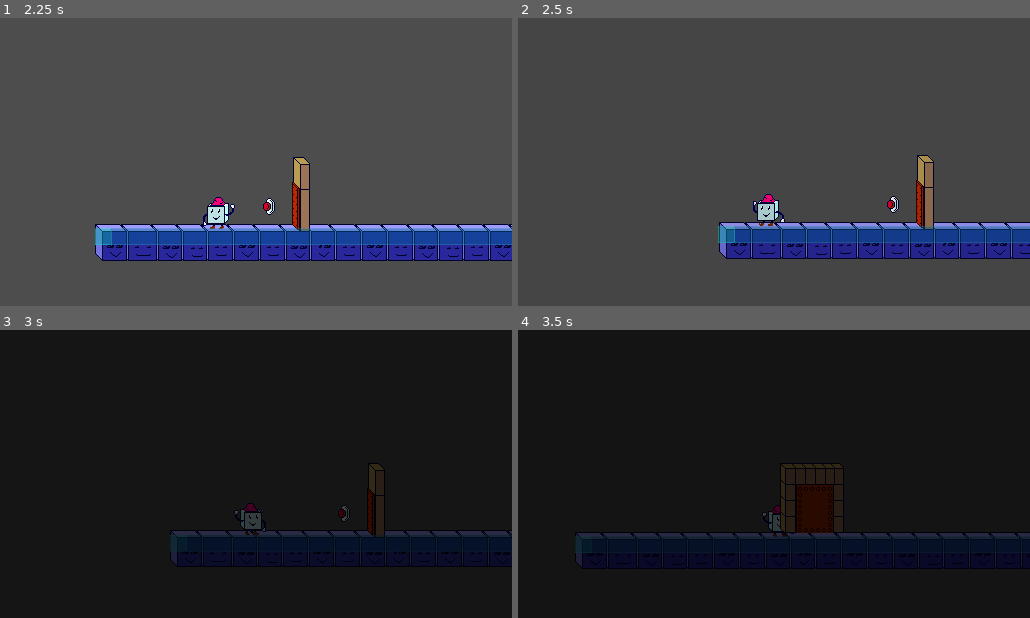
Above: before the commit, frames 1-4 (two rows, left to right).
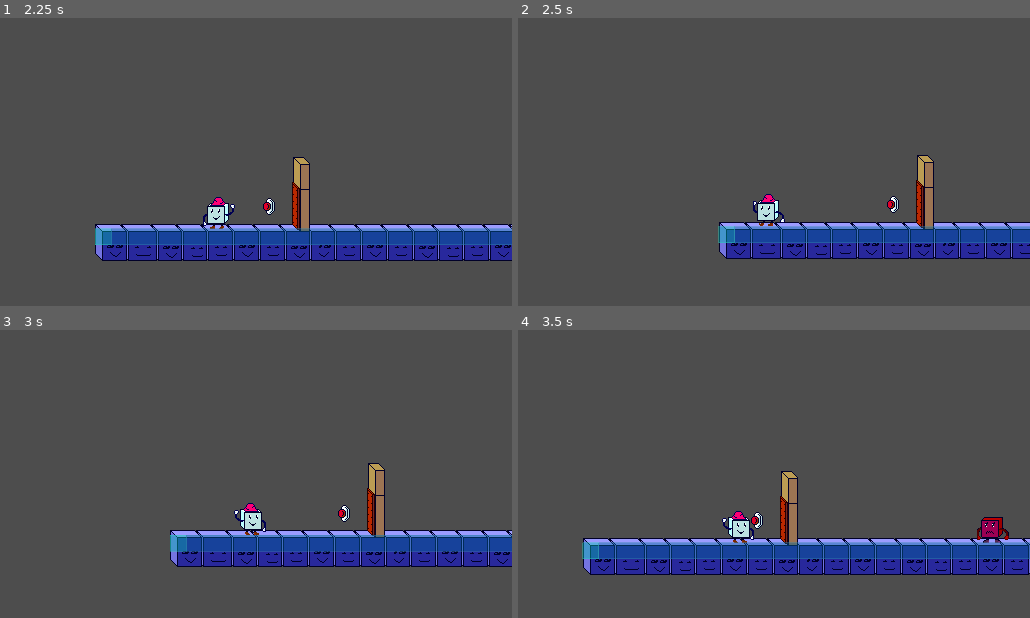
Above: after the commit, the same moments.

Repository: Doomn00b/Kewb
Game: Godot game, scene res://GUI/SplashScreenManager.tscn
Same seed, same stepped clock (60 frames per second), same inputs: the game is played once before the commit and once after it.
Inputs:
- Up to frame 1 (2.25 s): tap Enter (ui_accept) at 0.5, 0.6, 1.55 s; hold Right (move_forward) 0.53-2.03 s; tap Space (jump) at 0.77, 1.52 s; tap Z (attack) at 1.35 s; hold Left (move_back) from 2.03 s (still down); hold X (charge) from 2.03 s (still down)
- Up to frame 2 (2.5 s): keep holding Left (move_back); keep holding X (charge); tap Enter (ui_accept) at 2.3 s
- Up to frame 3 (3 s): release Left (move_back) at 2.78 s; release X (charge) at 2.78 s; hold Right (move_forward) from 2.78 s (still down); tap Enter (ui_accept) at 2.85 s
- Up to frame 4 (3.5 s): keep holding Right (move_forward); tap Space (jump) at 3.02 s

Frame 1 is identical in both runs. In frame 2, 0.6% of the frame differs, in the area x 39-100%, y 61-73%; in frame 3, 100%, in the area x 0-100%, y 0-100%; in frame 4, 99%.
Error after the commit: Parse Error: Class "GameManager" hides a global script class. (res://levels/main.tscn::GDScript_ifaiv:1)

Commit message:
Changed folder-structure. Made some icons. Started work on Saving/Loading.

Diff:
--- a/GUI/MainMenu.gd
+++ b/GUI/MainMenu.gd
@@ -3,8 +3,8 @@
 
 
 func _on_new_game_pressed() -> void:
-	GameManager.instance.change_level2D()
-
+	#GameManager.instance.change_level2D()
+	pass
 
 func _on_continue_pressed() -> void:
 	pass # Replace with function body.
--- a/GameManager.gd
+++ b/game_management/GameManager.gd
@@ -2,6 +2,9 @@
 extends Node
 #This is our Singleton that remembers our score and other things, in-between scenes.
 #The GAME MANAGER, essentially.
+
+signal level_entered #A signal to show that the Player has entered a level.
+
 @export var level_2D : Node2D #We set up a variable for the levels.
 @export var gui : Control #A variable for the various Graphical User Interface.
 
@@ -19,20 +22,23 @@
 func _ready() -> void:
 	current_gui = null
 	current_level2d = level_2D #When you start, the current Level2D should just be the preset one.
-	#The below gui-change code with a dictionary may be sus...
+	#We define entries in the Gui and Level -dictionaries.
 	level_dict["Level1"] = %LevelTest1
 	level_dict["Level2"] = %LevelTest2
 	gui_dict["PauseMenu"] = %PauseMenu
 # Called every frame. 'delta' is the elapsed time since the previous frame.
-func _process(_delta: float) -> void:
-	if Input.is_action_just_pressed("ui_accept") and is_game_over == true:
+func _process(delta: float) -> void:
+	_game_over_check(delta)
+
+func _game_over_check(_delta) -> void:
+	if is_game_over == true and Input.is_action_just_pressed("ui_accept") :
 		print_debug("enter has been pressed")
 		#Reload the scene.
 		get_tree().reload_current_scene() #We get the whole tree, everything in every scene & then we reload the current scene, aka level.
 		reset_values() #And reset the values too.
 
 func change_level2D(new_level : String,
-	target_area : int,
+	entry_point : int,
 	transition: bool = true,
 	seconds: float = 0.8) -> void:
 
@@ -45,11 +51,10 @@
 	#OLD LEVEL TURN OFF
 	current_level2d.visible = false
 	current_level2d.process_mode = Node.PROCESS_MODE_DISABLED
-
 	current_level2d = level_dict[new_level]
 
 	#NEW LEVEL TURN ON
-	current_level2d.place_player(Player.instance, target_area)
+	current_level2d.place_player(Player.instance, entry_point) #We run the place-player function from the Level-script, using the string that references an Entry-point.
 	await get_tree().process_frame
 	current_level2d.visible = true
 	current_level2d.process_mode = Node.PROCESS_MODE_INHERIT
--- /dev/null
+++ b/game_management/SaveManager.gd
@@ -0,0 +1,41 @@
+#We save stuff in JSON-format, so it's human-readable.
+#TODO: FIX PLAYER LOCATION / SPAWN-POINT!
+
+@icon("res://game_management/save_symbol.png")
+class_name SaveManager
+extends Node
+#Below, we make a Constant of Save-slots.
+const SLOTS: Array[ String ] = [
+	"save_01", "save_02", "save_03"]
+
+var current_slot : int = 0 #The game we're currently playing.
+var save_data: Dictionary
+var discovered_areas: Array = [] #Areas we've discovered on our map.
+var persistent_data: Dictionary = {} #Upgrades, opened / unlocked doors, defeated boss's, discovered Secret.
+
+
+# Called when the node enters the scene tree for the first time.
+func _ready() -> void:
+	pass # Replace with function body.
+
+
+# Called every frame. 'delta' is the elapsed time since the previous frame.
+func _process(delta: float) -> void:
+	pass
+
+func create_new_game_save() -> void:
+	var new_game_level: String = "res://levels/KewbTest1.tscn"#Change this to the real level1 later.
+	save_data = { #Key/Value in a dictionary - Key is the identifier for a value.
+		"level_path" : new_game_level,
+		#"player_location" : Level.instance.place_player(entry_point)
+		"x" : 60, #TEMPORARY - just to get through tutorial- CHANGE later.
+		"y" : 230,
+		"hp" : 10,
+		"max_health" : 10
+	}
+
+func save_game() -> void:
+	pass
+
+func load_game() -> void:
+	pass
--- a/TransitionController.tscn
+++ b/game_management/TransitionController.tscn
@@ -1,6 +1,6 @@
 [gd_scene format=3 uid="uid://lc0p06eyckk2"]
 
-[ext_resource type="Script" uid="uid://ba5wldhykt580" path="res://TransitionController.gd" id="1_pr747"]
+[ext_resource type="Script" uid="uid://ba5wldhykt580" path="res://game_management/TransitionController.gd" id="1_pr747"]
 
 [sub_resource type="Animation" id="Animation_7ci60"]
 length = 0.001
--- /dev/null
+++ b/interactables/Buttons/Buttons.gd
@@ -0,0 +1,16 @@
+@tool
+@icon("res://interactables/Buttons/switch_symbol.png")
+class_name Buttons
+extends Node2D
+
+signal button_activated
+
+const DOOR_BUTTON_AUDIO = preload("res://interactables/Buttons/block_hit.ogg")
+@onready var butt_sprite: Sprite2D = %VertButtSprite
+@onready var butt_area = %ButtonArea2D
+
+var is_open : bool = false
+
+func _ready() -> void:
+	#if SaveManager.persistent_data.
+	pass
--- a/interactables/Doors/Door.tscn
+++ b/interactables/Doors/Door.tscn
@@ -81,6 +81,8 @@
 [node name="Door" type="Node2D" unique_id=100351584]
 
 [node name="Sprite2D" type="Sprite2D" parent="." unique_id=1258453598]
+z_index = -1
+y_sort_enabled = true
 position = Vector2(0, -35)
 texture = ExtResource("1_sl387")
 
@@ -89,6 +91,8 @@
 autoplay = &"closed"
 
 [node name="NinePatchRect" type="NinePatchRect" parent="." unique_id=384570661]
+z_index = -1
+y_sort_enabled = true
 offset_left = -16.0
 offset_top = -48.0
 offset_right = 21.0
--- a/interactables/Doors/DoorSideways.tscn
+++ b/interactables/Doors/DoorSideways.tscn
@@ -1,5 +1,6 @@
 [gd_scene format=3 uid="uid://des8idf8hwabd"]
 
+[ext_resource type="Script" uid="uid://b0tcwj47yq257" path="res://interactables/Doors/Doors.gd" id="1_8p8p1"]
 [ext_resource type="Texture2D" uid="uid://d3dhj0wq2s6oq" path="res://interactables/Doors/kewb-door_sideways.png" id="1_dc0b7"]
 
 [sub_resource type="Animation" id="Animation_dc0b7"]
@@ -100,6 +101,7 @@
 size = Vector2(4, 24)
 
 [node name="DoorSideways" type="Node2D" unique_id=81813317]
+script = ExtResource("1_8p8p1")
 
 [node name="KewbDoorSideways" type="Sprite2D" parent="." unique_id=400005428]
 position = Vector2(0, -35)
@@ -107,6 +109,7 @@
 hframes = 2
 
 [node name="AnimationPlayer" type="AnimationPlayer" parent="." unique_id=504591112]
+unique_name_in_owner = true
 libraries/ = SubResource("AnimationLibrary_btoix")
 
 [node name="DoorBody2D" type="StaticBody2D" parent="." unique_id=1001663614]
--- /dev/null
+++ b/interactables/Doors/Doors.gd
@@ -0,0 +1,36 @@
+@tool
+@icon("res://interactables/Doors/door_symbol.png")
+class_name Doors
+extends Node2D
+
+const DOOR_CRASH_AUDIO = preload("res://interactables/Doors/brick_break.ogg")
+
+@onready var animation_player: AnimationPlayer = %AnimationPlayer #We get the doors animation-player the minute we start the game.
+
+func _ready():
+	if Engine.is_editor_hint():
+		return
+	#Add connection to button code.
+
+
+func _on_button_activated() -> void:
+	#Play sound-effect punch button.
+	#Play sound-effect door opening.
+	#Play button getting pressed animation.
+	#Play door opening animation.
+	animation_player.play("open") #Play the opening door animation.
+
+func _on_button_remain() -> void: #When the button remains DOWN
+	animation_player.play("open") #We play the static opened animation.
+
+#Anxiety-coding to check for missing button in the door-prefab:
+func _get_configuration_warnings() -> PackedStringArray:
+	if _check_for_button() == false:
+		return [ "Requires a Button as a child node."]
+	return []
+
+func _check_for_button() -> bool: #This function checks if the door has a button connected to it. (so it can be opened)
+	for children in get_children():
+		if children is Buttons: #Maybe add: or OTHER way of opening...?
+			return true
+	return false
--- a/interactables/Doors/VertButton.tscn
+++ b/interactables/Doors/VertButton.tscn
@@ -1,13 +1,14 @@
 [gd_scene format=3 uid="uid://df32owiq5jjp"]
 
-[ext_resource type="Texture2D" uid="uid://bg7n8yeiv4pfp" path="res://interactables/Doors/kewb-door_vert-button.png" id="1_ecsuh"]
+[ext_resource type="Texture2D" uid="uid://bg7n8yeiv4pfp" path="res://interactables/Buttons/kewb-door_vert-button.png" id="1_ecsuh"]
+[ext_resource type="Script" uid="uid://b150fx1ctel3q" path="res://interactables/Buttons/Buttons.gd" id="1_f7n2h"]
 
 [sub_resource type="Animation" id="Animation_ecsuh"]
 length = 0.001
 tracks/0/type = "value"
 tracks/0/imported = false
 tracks/0/enabled = true
-tracks/0/path = NodePath("Sprite2D:frame")
+tracks/0/path = NodePath("VertButtSprite:frame")
 tracks/0/interp = 1
 tracks/0/loop_wrap = true
 tracks/0/keys = {
@@ -22,7 +23,7 @@
 tracks/0/type = "value"
 tracks/0/imported = false
 tracks/0/enabled = true
-tracks/0/path = NodePath("Sprite2D:frame")
+tracks/0/path = NodePath("VertButtSprite:frame")
 tracks/0/interp = 1
 tracks/0/loop_wrap = true
 tracks/0/keys = {
@@ -49,7 +50,7 @@
 tracks/0/type = "value"
 tracks/0/imported = false
 tracks/0/enabled = true
-tracks/0/path = NodePath("Sprite2D:frame")
+tracks/0/path = NodePath("VertButtSprite:frame")
 tracks/0/interp = 1
 tracks/0/loop_wrap = true
 tracks/0/keys = {
@@ -76,7 +77,7 @@
 tracks/0/type = "value"
 tracks/0/imported = false
 tracks/0/enabled = true
-tracks/0/path = NodePath("Sprite2D:frame")
+tracks/0/path = NodePath("VertButtSprite:frame")
 tracks/0/interp = 1
 tracks/0/loop_wrap = true
 tracks/0/keys = {
@@ -123,8 +124,10 @@
 height = 10.0
 
 [node name="VertButton" type="Node2D" unique_id=1519454596]
+script = ExtResource("1_f7n2h")
 
-[node name="Sprite2D" type="Sprite2D" parent="." unique_id=1594769823]
+[node name="VertButtSprite" type="Sprite2D" parent="." unique_id=1594769823]
+unique_name_in_owner = true
 texture = ExtResource("1_ecsuh")
 hframes = 3
 
@@ -132,6 +135,10 @@
 libraries/ = SubResource("AnimationLibrary_ngknt")
 
 [node name="ButtonArea2D" type="Area2D" parent="." unique_id=108171431]
+unique_name_in_owner = true
+collision_layer = 0
+collision_mask = 4
+monitorable = false
 
 [node name="ButtonCShape2D" type="CollisionShape2D" parent="ButtonArea2D" unique_id=1901998722]
 position = Vector2(-2, 0)
--- a/levels/KewbTest1.tscn
+++ b/levels/KewbTest1.tscn
@@ -1,6 +1,6 @@
 [gd_scene format=4 uid="uid://catv4gbu1rp2n"]
 
-[ext_resource type="Script" uid="uid://deekrqvtki7tj" path="res://levels/level.gd" id="1_prie1"]
+[ext_resource type="Script" uid="uid://deekrqvtki7tj" path="res://levels/Level.gd" id="1_prie1"]
 [ext_resource type="PackedScene" uid="uid://s3fiqrbtsdwi" path="res://characters/Enemies/enemy_kewb.tscn" id="2_j8rsw"]
 [ext_resource type="PackedScene" uid="uid://d2kxrorooo8fd" path="res://characters/Enemies/enemy_spawner.tscn" id="3_78frg"]
 [ext_resource type="Texture2D" uid="uid://b5nkwflr4ryos" path="res://Tilesets/kewb-tiles_blue.png" id="3_mg0xd"]
@@ -68,15 +68,18 @@
 [sub_resource type="RectangleShape2D" id="RectangleShape2D_q3et8"]
 size = Vector2(168, 16)
 
-[node name="LevelTest1" type="Node2D" unique_id=2143603366 node_paths=PackedStringArray("entry_points")]
+[node name="LevelTest1" type="Node2D" unique_id=2143603366 node_paths=PackedStringArray("entry_dict")]
 y_sort_enabled = true
 script = ExtResource("1_prie1")
-entry_points = [NodePath("EntryPoint"), NodePath("EntryPoint2")]
+entry_dict = {
+0: NodePath("EPLeftLvl1"),
+1: NodePath("EPRightLvl1")
+}
 
-[node name="EntryPoint" type="Marker2D" parent="." unique_id=153490671]
-position = Vector2(-339, 198)
+[node name="EPLeftLvl1" type="Marker2D" parent="." unique_id=153490671]
+position = Vector2(-368, 198)
 
-[node name="EntryPoint2" type="Marker2D" parent="." unique_id=95239767]
+[node name="EPRightLvl1" type="Marker2D" parent="." unique_id=95239767]
 position = Vector2(174, 188)
 
 [node name="TestBlock" type="StaticBody2D" parent="." unique_id=1762496683 groups=["Obstacle", "Walls"]]
@@ -146,11 +149,11 @@
 y_sort_enabled = true
 position = Vector2(-253, 219)
 
+[node name="VertButton" parent="DoorSideways" unique_id=1519454596 instance=ExtResource("7_w8ycf")]
+position = Vector2(-29, -25)
+
 [node name="Door" parent="." unique_id=100351584 instance=ExtResource("6_q3et8")]
 position = Vector2(112, 212)
-
-[node name="VertButton" parent="." unique_id=1519454596 instance=ExtResource("7_w8ycf")]
-position = Vector2(-282, 194)
 
 [node name="LevelTransition" parent="." unique_id=1965396953 instance=ExtResource("8_kjfbt")]
 position = Vector2(-417, 214)
--- a/levels/KewbTest2.tscn
+++ b/levels/KewbTest2.tscn
@@ -1,6 +1,6 @@
 [gd_scene format=4 uid="uid://cepwkqqc6s3dp"]
 
-[ext_resource type="Script" uid="uid://deekrqvtki7tj" path="res://levels/level.gd" id="1_ndik7"]
+[ext_resource type="Script" uid="uid://deekrqvtki7tj" path="res://levels/Level.gd" id="1_ndik7"]
 [ext_resource type="PackedScene" uid="uid://d2kxrorooo8fd" path="res://characters/Enemies/enemy_spawner.tscn" id="2_62q5x"]
 [ext_resource type="PackedScene" uid="uid://s3fiqrbtsdwi" path="res://characters/Enemies/enemy_kewb.tscn" id="3_d4w2d"]
 [ext_resource type="Texture2D" uid="uid://b5nkwflr4ryos" path="res://Tilesets/kewb-tiles_blue.png" id="4_ikoun"]
@@ -60,12 +60,14 @@
 physics_layer_0/physics_material = SubResource("PhysicsMaterial_78frg")
 sources/1 = SubResource("TileSetAtlasSource_j8rsw")
 
-[node name="LevelTest2" type="Node2D" unique_id=2143603366 node_paths=PackedStringArray("entry_points")]
+[node name="LevelTest2" type="Node2D" unique_id=2143603366 node_paths=PackedStringArray("entry_dict")]
 y_sort_enabled = true
 script = ExtResource("1_ndik7")
-entry_points = [NodePath("EntryPoint"), NodePath("EntryPoint")]
+entry_dict = {
+0: NodePath("EPleftLvl2")
+}
 
-[node name="EntryPoint" type="Marker2D" parent="." unique_id=1872710426]
+[node name="EPleftLvl2" type="Marker2D" parent="." unique_id=1872710426]
 position = Vector2(-296, 200)
 
 [node name="TestBlock" type="StaticBody2D" parent="." unique_id=1762496683 groups=["Obstacle", "Walls"]]
@@ -117,8 +119,11 @@
 [node name="Door" parent="." unique_id=100351584 instance=ExtResource("5_aq4yf")]
 position = Vector2(-219, 212)
 
-[node name="LevelTransition" parent="." unique_id=1965396953 instance=ExtResource("7_ndik7")]
+[node name="LTleftLvl2" parent="." unique_id=1965396953 instance=ExtResource("7_ndik7")]
+unique_name_in_owner = true
 position = Vector2(-368, 208)
 target_level = "Level1"
+entry_point = 1
 
 [editable path="EnemySpawner2"]
+[editable path="Door"]
--- a/levels/level.gd
+++ b/levels/level.gd
@@ -1,11 +1,17 @@
+class_name Level
 extends Node2D
 
+#@export var entry_points : Array[Node2D]
+@export_category("Put Entry-points, Name & Marker, here")
+@export var entry_dict : Dictionary[int, Node2D]
+var player : Player
+static var instance : Level
 
-@export var entry_points : Array[Marker2D]
-var player : Player
+func _init() -> void:
+	instance = self
 
 func _ready():
 	player = Player.instance
 
-func place_player(player : Player, target_area : int):
-	player.global_position = entry_points[target_area].global_position
+func place_player(Player, entry_point : int):
+	player.global_position = entry_dict[entry_point].global_position
--- a/levels/level_transition.gd
+++ b/levels/level_transition.gd
@@ -20,7 +20,7 @@
 		apply_area_settings()
 @export_category("Put level & Trans.-zone NAME here:")
 @export var target_level : String = ""
-@export var target_area_name: String = "LevelTransition" #The target spawn-area the transition-zone leads to.
+@export var entry_point : int  #The target spawn-area the transition-zone leads to.
 
 @onready var area_2d: Area2D = %LtArea #When the script starts, we store the level-transitions area2D.
 
@@ -34,7 +34,7 @@
 		player_ent_zone.emit() #...the signal is emitted, which starts the transition-level function.
 
 func _transition_level(): #Transition to a different level, runs when signal is emitted.
-	GameManager.instance.change_level2D(target_level, 0)
+	GameManager.instance.change_level2D(target_level, entry_point) #We run the change-level function in the GameManager, and designate a level and an entry-point
 
 func apply_area_settings(): #This function changes the size et c properties of the transition-zone.
 	area_2d = get_node_or_null("")
--- a/levels/main.tscn
+++ b/levels/main.tscn
@@ -1,29 +1,140 @@
 [gd_scene format=3 uid="uid://q0bh23avpg8e"]
 
-[ext_resource type="Script" uid="uid://b05hv42pd7wly" path="res://GameManager.gd" id="1_sugp2"]
 [ext_resource type="PackedScene" uid="uid://ck072mpnnrudx" path="res://characters/Player/player.tscn" id="2_5k4jt"]
 [ext_resource type="PackedScene" uid="uid://catv4gbu1rp2n" path="res://levels/KewbTest1.tscn" id="2_jyhfs"]
 [ext_resource type="PackedScene" uid="uid://cepwkqqc6s3dp" path="res://levels/KewbTest2.tscn" id="3_ifaiv"]
 [ext_resource type="PackedScene" uid="uid://dsjr2e3n05mnb" path="res://GUI/GUI.tscn" id="3_m1504"]
-[ext_resource type="PackedScene" uid="uid://lc0p06eyckk2" path="res://TransitionController.tscn" id="4_m1504"]
+[ext_resource type="PackedScene" uid="uid://lc0p06eyckk2" path="res://game_management/TransitionController.tscn" id="4_m1504"]
+[ext_resource type="Script" uid="uid://chw6nlvn3d152" path="res://game_management/SaveManager.gd" id="6_5k4jt"]
+
+[sub_resource type="GDScript" id="GDScript_ifaiv"]
+script/source = "class_name GameManager
+extends Node
+#This is our Singleton that remembers our score and other things, in-between scenes.
+#The GAME MANAGER, essentially.
+@export var level_2D : Node2D #We set up a variable for the levels.
+@export var gui : Control #A variable for the various Graphical User Interface.
+
+var current_level2d : Node2D
+var current_gui : Control
+var level_dict : Dictionary[String, Node2D] = {}
+var gui_dict : Dictionary[String, Control] = {} #Store loaded scenes by path. We make a dictionary for our scenes, so we don't overload memory.
+var is_game_over : bool = false #Boolean that controls if the game is over or not.
+#var score: int = 0 #We have a variable for score, which of course starts at zero.
+static var instance : GameManager
+
+func _init() -> void:
+	instance = self
+
+func _ready() -> void:
+	current_gui = null
+	current_level2d = level_2D #When you start, the current Level2D should just be the preset one.
+	#We define entries in the Gui and Level -dictionaries.
+	level_dict[\"Level1\"] = %LevelTest1
+	level_dict[\"Level2\"] = %LevelTest2
+	gui_dict[\"PauseMenu\"] = %PauseMenu
+# Called every frame. 'delta' is the elapsed time since the previous frame.
+func _process(delta: float) -> void:
+	_game_over_check(delta)
+
+func _game_over_check(_delta) -> void:
+	if is_game_over == true and Input.is_action_just_pressed(\"ui_accept\") :
+		print_debug(\"enter has been pressed\")
+		#Reload the scene.
+		get_tree().reload_current_scene() #We get the whole tree, everything in every scene & then we reload the current scene, aka level.
+		reset_values() #And reset the values too.
+
+func change_level2D(new_level : String,
+	entry_point : int,
+	transition: bool = true,
+	seconds: float = 0.8) -> void:
+
+	#Condition to run a scene-transition.
+	if transition == true:
+		print_debug(\"We shall run a transition\")
+		TransitionController.instance.transition_out(seconds) #Get the instance of the controller & run the transition_out function.
+		await TransitionController.instance.animation_player.animation_finished #Wait until the animation is done.
+	#End transition-condition.
+	#OLD LEVEL TURN OFF
+	current_level2d.visible = false
+	current_level2d.process_mode = Node.PROCESS_MODE_DISABLED
+	current_level2d = level_dict[new_level]
+
+	#NEW LEVEL TURN ON
+	current_level2d.place_player(Player.instance, entry_point) #We run the place-player function from the Level-script, using the string that references an Entry-point.
+	await get_tree().process_frame
+	current_level2d.visible = true
+	current_level2d.process_mode = Node.PROCESS_MODE_INHERIT
+
+	if transition == true:
+		TransitionController.instance.transition_in(seconds) #Now we run the fade in transition as well.
+
+#This function manages GUI-scenes/prefabs
+func change_gui_scene(
+	#Local variables (WHY do I need to make these local?? seems like extra text.)
+	new_guiscene: String,
+	delete: bool,
+	keep_running: bool,
+	transition: bool,
+	seconds: float = 0.8 ) -> void:
+
+	#Condition to run a gui scene-transition.
+	if transition == true:
+		print_debug(\"We shall run a transition\")
+		TransitionController.instance.transition_out(seconds) #Get the instance of the controller & run the transition_out function.
+		await TransitionController.instance.animation_player.animation_finished #Wait until the animation is done.
+	elif transition == false:
+		pass
+	#End transition-condition.
+
+	#Conditions to change GUI.
+	if current_gui != null: #If we've currently got a GUI...
+		if delete:
+			current_gui.queue_free() #Remove from memory.
+			gui_dict.erase(gui_dict.find_key(current_gui)) #remove it from dictionary.
+		elif keep_running:
+			current_gui.visible = false #Keeps the gui in memory and running.
+			current_gui.process_mode = Node.PROCESS_MODE_DISABLED
+
+	var new_gui: Control
+	if gui_dict.has(new_guiscene):
+		new_gui = gui_dict[new_guiscene]
+		new_gui.visible = true
+		new_gui.process_mode = Node.PROCESS_MODE_INHERIT
+
+	if transition == true:
+		TransitionController.instance.transition_in(seconds) #Now we run the fade in transition as well.
+
+func reset_values(): #Because you died, but you're restarting...
+	#score = 0
+	is_game_over = false
+	print_debug(\"Restarting game.\")
+"
 
 [node name="Main" type="Node2D" unique_id=518110699]
 
 [node name="GameManager" type="Node" parent="." unique_id=1162974979 node_paths=PackedStringArray("level_2D", "gui")]
-script = ExtResource("1_sugp2")
+script = SubResource("GDScript_ifaiv")
 level_2D = NodePath("../LevelTest1")
 gui = NodePath("../CanvasLayer/GUI")
 
 [node name="Player" parent="." unique_id=1236161566 instance=ExtResource("2_5k4jt")]
 position = Vector2(-336, 200)
 
-[node name="LevelTest1" parent="." unique_id=2143603366 instance=ExtResource("2_jyhfs")]
+[node name="LevelTest1" parent="." unique_id=2143603366 node_paths=PackedStringArray("entry_dict") instance=ExtResource("2_jyhfs")]
 unique_name_in_owner = true
+entry_dict = {
+0: NodePath("EPLeftLvl1"),
+1: NodePath("EPRightLvl1")
+}
 
-[node name="LevelTest2" parent="." unique_id=1236755543 instance=ExtResource("3_ifaiv")]
+[node name="LevelTest2" parent="." unique_id=1236755543 node_paths=PackedStringArray("entry_dict") instance=ExtResource("3_ifaiv")]
 unique_name_in_owner = true
 process_mode = 4
 visible = false
+entry_dict = {
+0: NodePath("EPleftLvl2")
+}
 
 [node name="CanvasLayer" type="CanvasLayer" parent="." unique_id=1438152076]
 
@@ -42,3 +153,6 @@
 size_flags_horizontal = 3
 size_flags_vertical = 3
 metadata/_edit_use_anchors_ = true
+
+[node name="SaveManager" type="Node" parent="." unique_id=542018000]
+script = ExtResource("6_5k4jt")
Renamed: FiniteStateMachine.gd -> game_management/FiniteStateMachine.gd
Renamed: FiniteStateMachine.gd.uid -> game_management/FiniteStateMachine.gd.uid
Renamed: GameManager.gd.uid -> game_management/GameManager.gd.uid
Renamed: GameOverLabel.gd -> game_management/GameOverLabel.gd
Renamed: GameOverLabel.gd.uid -> game_management/GameOverLabel.gd.uid
Renamed: Global.gd -> game_management/Global.gd
Renamed: Global.gd.uid -> game_management/Global.gd.uid
Not shown, added: game_management/SaveManager.gd.uid
Renamed: State.gd -> game_management/State.gd
Renamed: State.gd.uid -> game_management/State.gd.uid
Renamed: TransitionController.gd -> game_management/TransitionController.gd
Renamed: TransitionController.gd.uid -> game_management/TransitionController.gd.uid
(and 15 more such lines)
